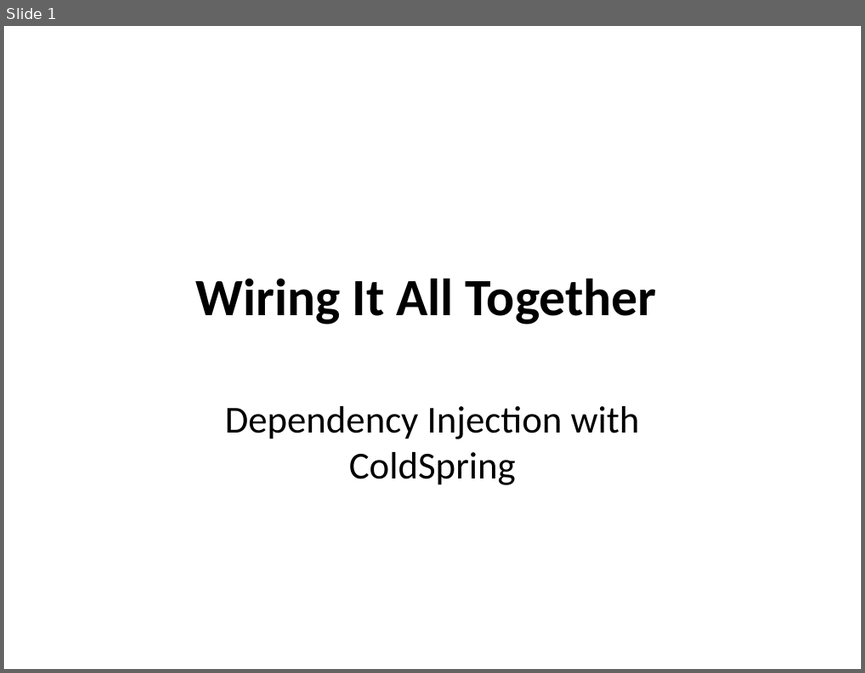
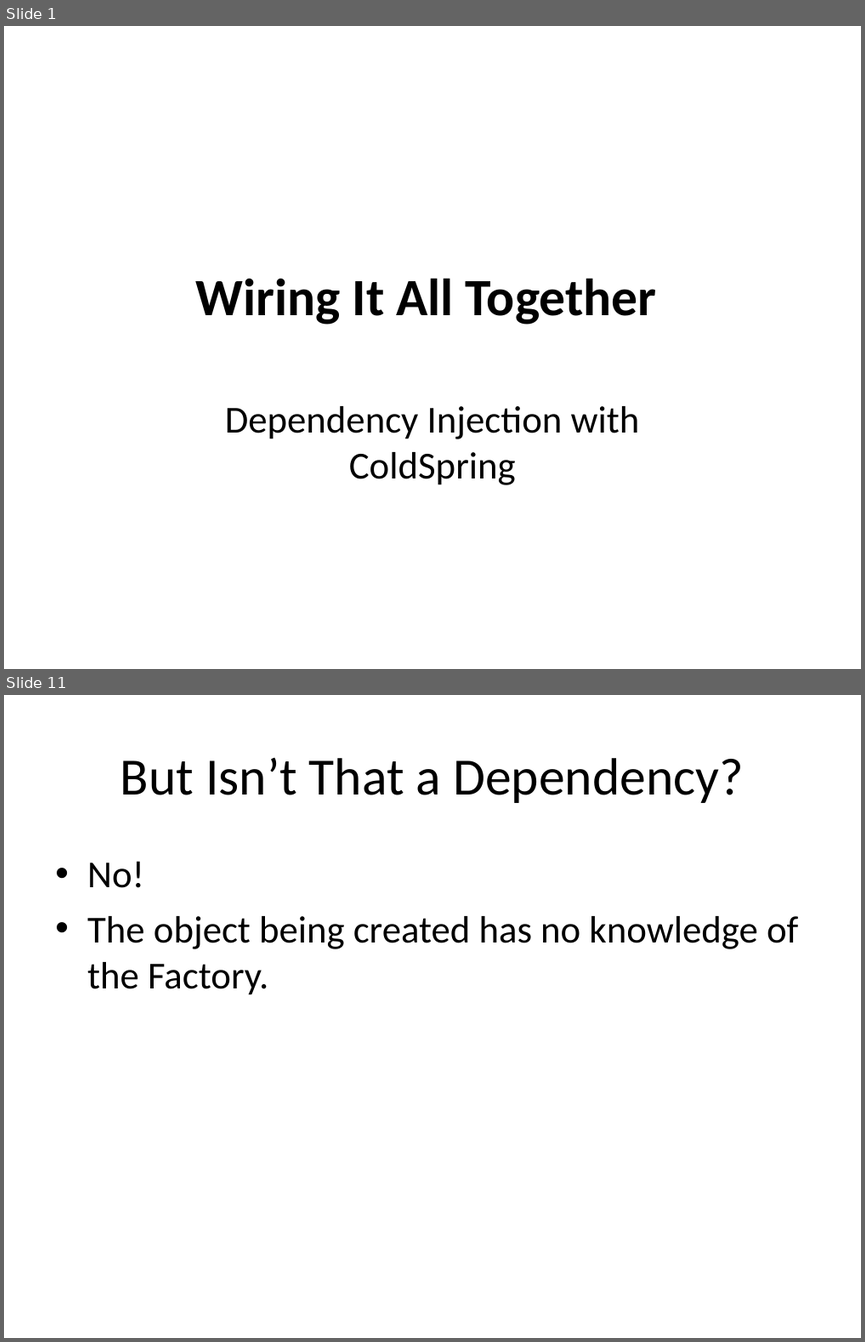
Before and after one commit to dhughes/OldPresentations, a slide deck: Trunk/Model-Glue 3 Day For Teratech/documents/Wiring It All Together.ppt. Shown one above the other, each under a label of ours: slide 1 before the commit, slides 1 and 11 after it; the slides between them are not shown. The pictures are 865x673 and 865x1342 pixels, drawn with LibreOffice and Linux fonts; fonts in the diff are those of the drawing; background and template pictures are left out. Boxes give left, top, right and bottom in pixels: in the first picture for what was removed or moved away, otherwise in the second. Text is boxed around its words. In the diff, an @@ line names an element or a change of style, - is before the commit and + after.

```diff
--- a/Trunk/Model-Glue 3 Day For Teratech/documents/Wiring It All Together.ppt
+++ b/Trunk/Model-Glue 3 Day For Teratech/documents/Wiring It All Together.ppt
@@ slide 11 added at (4,695,861,1338), background picture (left out) @@
@@ title added at (120,758,744,803), 44 pt, text #000000 @@
+But Isn’t That a Dependency?
@@ text added at (87,861,798,995), 32 pt, text #000000 @@
+• No!
+• The object being created has no knowledge of the Factory.
```
Also in this commit, not shown: 25 other slides added, 1 slide removed, 13 other files.
